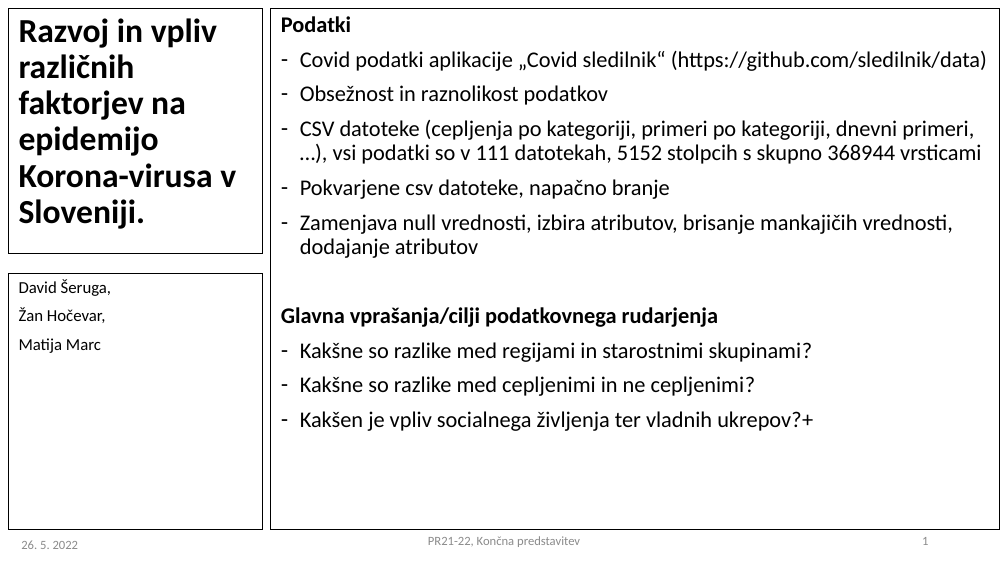
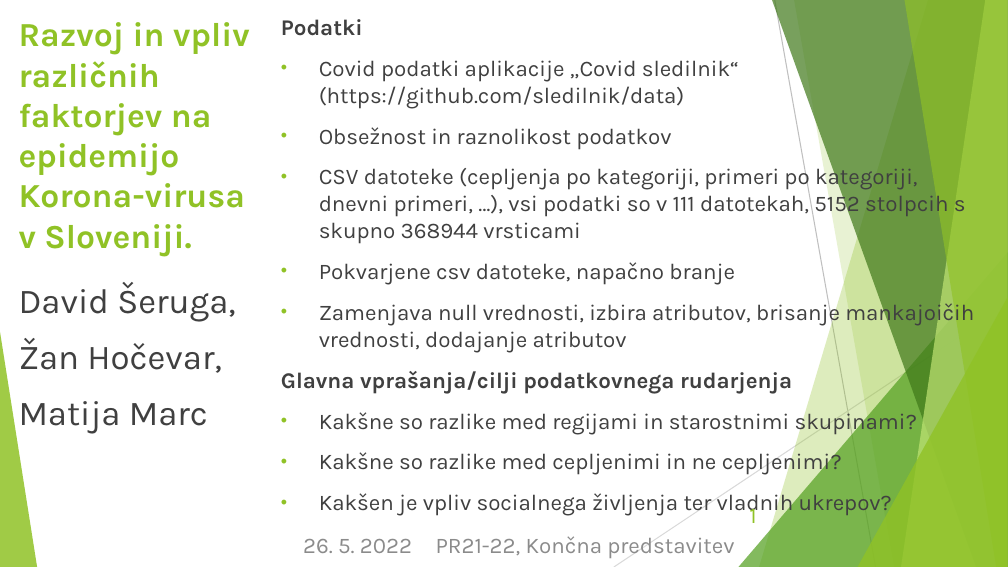
Before and after one commit to SerugaDavid/PR21DSZHMM, a slide deck: slide 1 of predstavitve/PR2021-22_koncna_01.pptx. Drawn at 1008x567 pixels with LibreOffice and Linux fonts; fonts in the diff are those of the drawing. Boxes give left, top, right and bottom in pixels: in the first picture for what was removed or moved away, otherwise in the second. Text is boxed around its words. In the diff, an @@ line names an element or a change of style, - is before the commit and + after.

Commit message:
Koncna predstavitev, povečan font na slikah

```diff
--- a/predstavitve/PR2021-22_koncna_01.pptx
+++ b/predstavitve/PR2021-22_koncna_01.pptx
@@ title "Razvoj in vpliv različnih faktorjev ..." at box(19, 22, 250, 257): font Calibri to Karla, text colour #000000 to #90C226; line spacing 0.9 to 1; outline #000000 0.75 pt to none @@
@@ 2 texts, 1 title: place and size @@
-2 texts, 1 title at box(8, 8, 1000, 529)
+2 texts, 1 title at box(19, 19, 974, 517)
@@ text "Podatki" at box(281, 19, 974, 517): outline #000000 0.75 pt to none @@
@@ text at box(281, 19, 966, 476): font Calibri to Karla, text colour #000000 to #404040 in "Podatki", "Covid podatki aplikacije „Covid sledilnik“ (https://github.c ...", "Obsežnost in raznolikost podatkov", "CSV datoteke (cepljenja po kategoriji, primeri po ..." and 4 more places; line spacing 0.9 to 1; more space between paragraphs; bullet - to • @@
@@ text "David Šeruga," at box(19, 282, 236, 433): size 12 to 24.9 pt, font Calibri to Karla, text colour #000000 to #404040; line spacing 0.9 to 1; more space between paragraphs; outline #000000 0.75 pt to none @@
@@ text at box(319, 299, 974, 353): text changed; font Calibri to Karla; text colour #000000 to #404040 @@
-– Zamenjava null vrednosti, izbira atributov, brisanje mankajičih vrednosti, dodajanje atributov
+• Zamenjava null vrednosti, izbira atributov, brisanje mankajoičih vrednosti, dodajanje atributov
@@ group added at box(0, 0, 1008, 567): 5 freeform shapes, 3 triangles, 2 lines @@
@@ text at box(319, 490, 892, 517): text changed; font Calibri to Karla; text colour #000000 to #404040 @@
-– Kakšen je vpliv socialnega življenja ter vladnih ukrepov?+
+• Kakšen je vpliv socialnega življenja ter vladnih ukrepov?
@@ page number: place and size @@
-page number at box(922, 537, 928, 545)
+page number at box(749, 502, 756, 523)
@@ page number at box(749, 502, 756, 523): size 9 to 16 pt, font Calibri to Karla, text colour #8C8C8C to #90C226 @@
@@ text "26. 5. 2022" at box(303, 539, 412, 553): size 9 to 16 pt, font Calibri to Karla; alignment left to right @@
@@ text "PR21-22, Končna predstavitev": place and size @@
-text "PR21-22, Končna predstavitev" at box(428, 536, 580, 547)
+text "PR21-22, Končna predstavitev" at box(436, 536, 734, 558)
@@ text "PR21-22, Končna predstavitev" at box(436, 536, 734, 558): size 9 to 16 pt, font Calibri to Karla; alignment centre to left @@
```
Also in this commit, not shown: 4 other slides changed, 9 other files.
